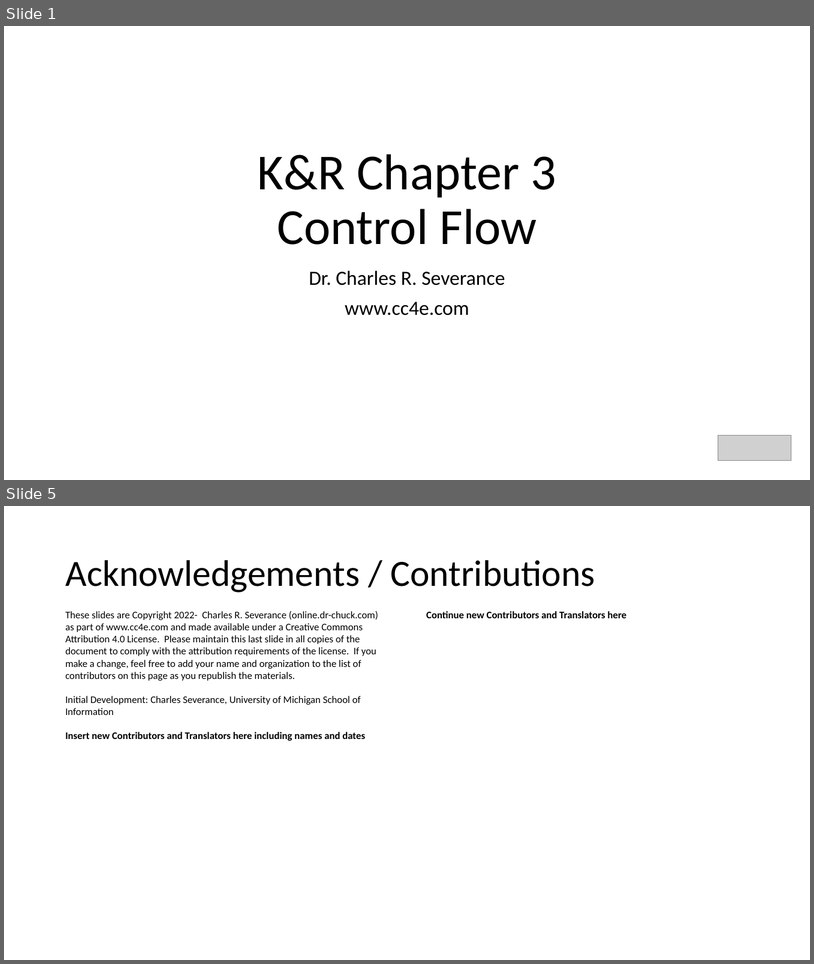
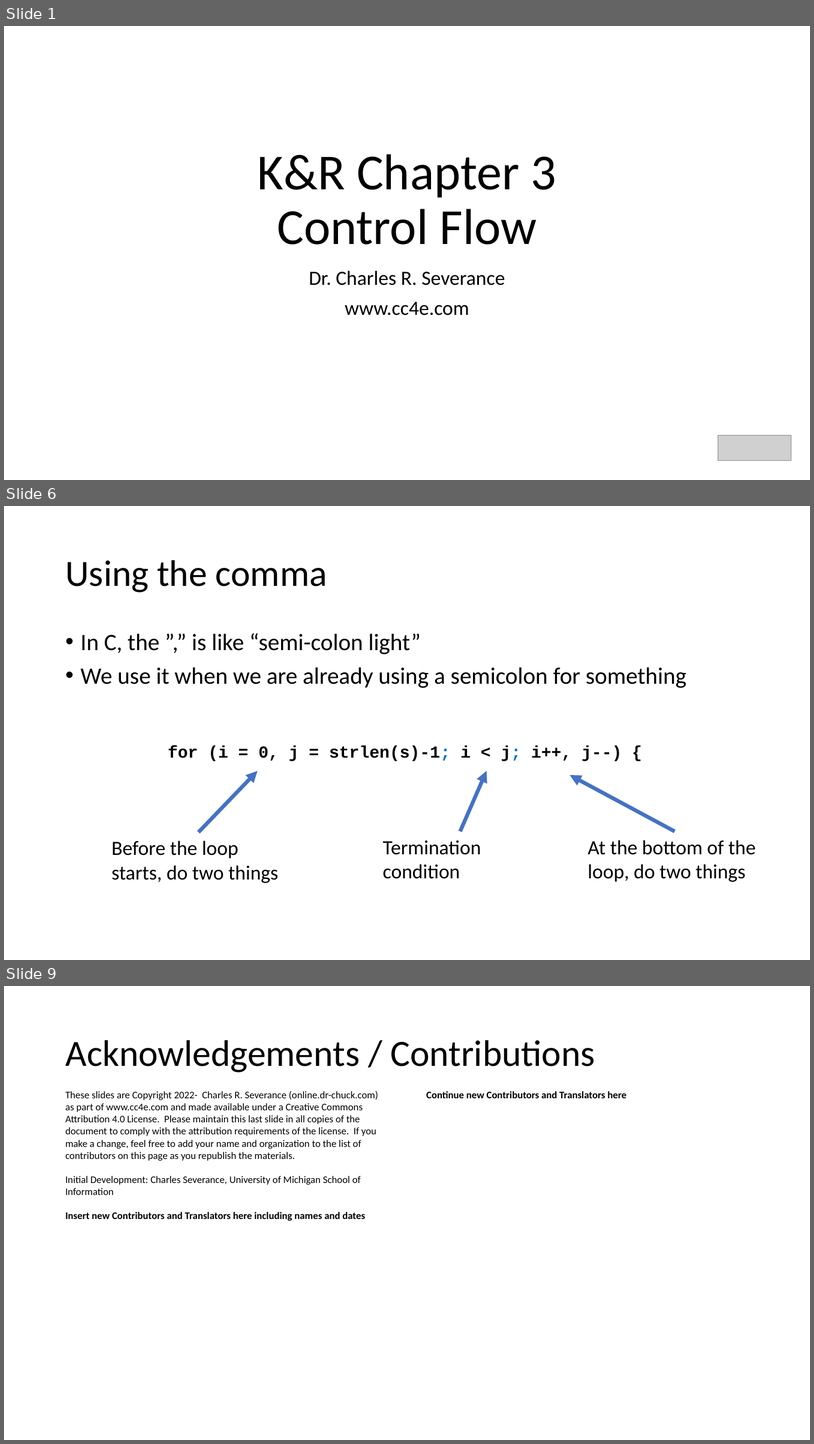
Before and after one commit to csev/cc4e, a slide deck: lectures/KR-3.pptx. Shown one above the other, each under a label of ours: slides 1 and 5 before the commit, slides 1, 6 and 9 after it; the slides between them are not shown. The pictures are 814x964 and 814x1444 pixels, drawn with LibreOffice and Linux fonts; fonts in the diff are those of the drawing; grey boxes stand for pictures. Boxes give left, top, right and bottom in pixels: in the first picture for what was removed or moved away, otherwise in the second. Text is boxed around its words. In the diff, an @@ line names an element or a change of style, - is before the commit and + after.

```diff
--- a/lectures/KR-3.pptx
+++ b/lectures/KR-3.pptx
@@ slide 6 added at box(4, 506, 810, 960), background #FFFFFF @@
@@ title added at box(65, 560, 327, 592), 44 pt, text #000000 @@
+Using the comma
@@ text added at box(81, 633, 687, 688), 28 pt, text #000000 @@
+• In C, the ”,” is like “semi-colon light”
+• We use it when we are already using a semicolon for something
@@ text added at box(168, 745, 622, 761), 20 pt, text #000000, bold @@
+for (i = 0, j = strlen(s)-1; i < j; i++, j--) {
@@ arrow added from (199, 832) to (257, 771), #4472C4 4.5 pt @@
@@ arrow added from (461, 831) to (487, 771), #4472C4 4.5 pt @@
@@ arrow added from (675, 831) to (570, 775), #4472C4 4.5 pt @@
@@ text added at box(111, 840, 278, 883), 24 pt, text #000000 @@
+Before the loop starts, do two things
@@ text added at box(383, 840, 482, 879), 24 pt, text #000000 @@
+Termination condition
@@ text added at box(588, 840, 756, 882), 24 pt, text #000000 @@
+At the bottom of the loop, do two things
@@ what was slide 5 is now slide 9 @@
```
Also in this commit, not shown: 1 slide changed, 5 other slides added, 2 slides removed, 12 other files.
